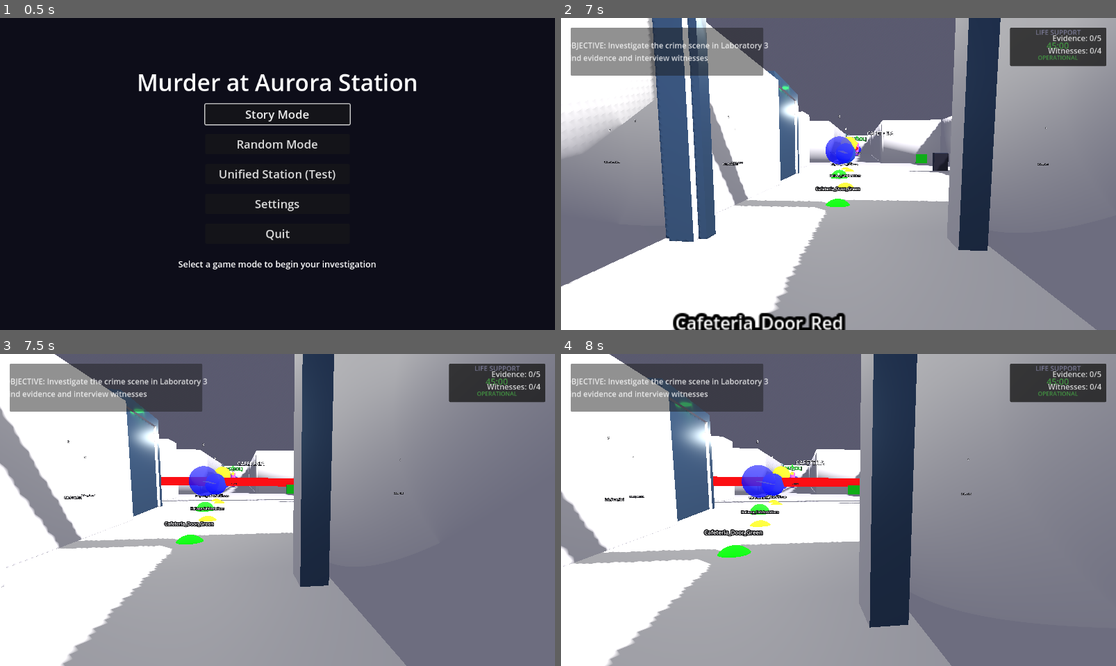
Above: before the commit, frames 1-4 (two rows, left to right).
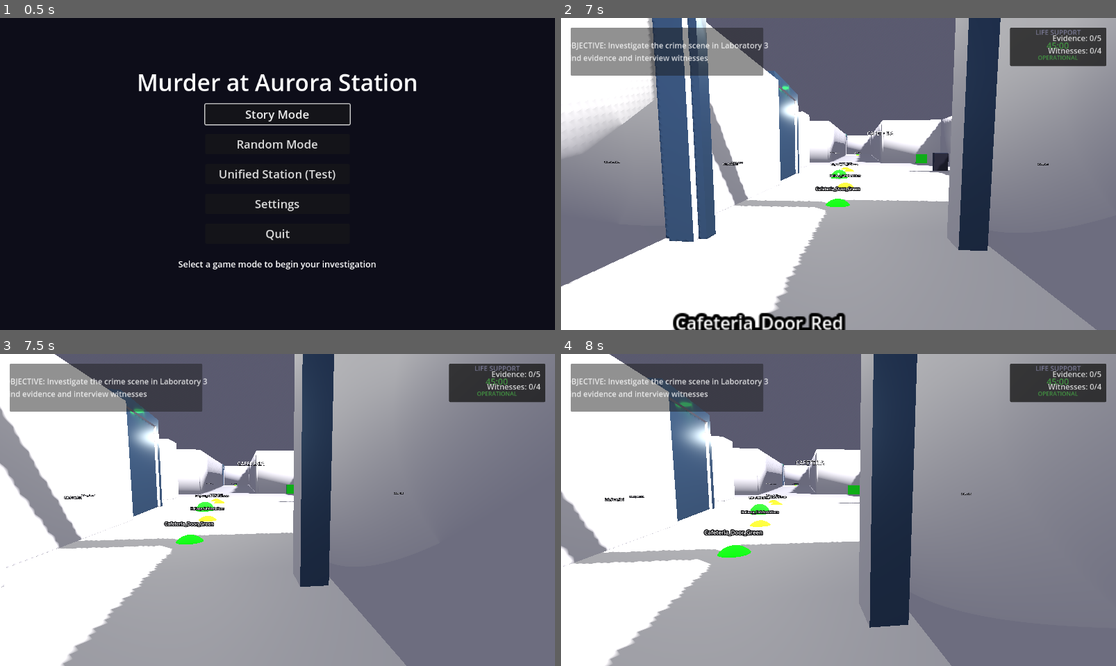
Above: after the commit, the same moments.

Repository: clockworx/SpaceMurderPolice
Game: Godot game, scene res://scenes/ui/main_menu.tscn
The game is run twice, just before and just after one commit, with the same random seed, the same clock (stepped at 60 frames per second) and the same inputs.
Inputs (mouse positions are in pixels of both pictures, inside the frame that each line leads up to):
- Up to frame 1 (0.5 s): no input
- Up to frame 2 (7 s): click "Random Mode" at 0.5 s; tap Enter at 1.25 s; move the mouse to (866, 174) at 1.27 s; hold W (move_forward) 1.28-6.53 s; tap 1 at 1.35, 5.3 s; click (866, 174) at 1.42 s; tap Space (ui_select) at 1.52, 2.27, 3.77, 4.52, 5.27, 6.77 s; tap 2 at 1.55, 2.1, 6.05 s; move the mouse to (810, 174) at 2.02 s; tap 3 at 2.3, 2.85, 6.8 s; move the mouse to (849, 167) at 2.77 s; tap 4 at 3.05, 3.6 s; move the mouse to (832, 180) at 3.52 s; click (832, 180) at 3.67 s; tap 5 at 3.8, 4.35 s; move the mouse to (877, 177) at 4.27 s; tap 6 at 4.55, 5.1 s; move the mouse to (794, 170) at 5.02 s; move the mouse to (844, 174) at 5.77 s; hold Ctrl (crouch) 5.78-6.53 s; click (844, 174) at 5.92 s; move the mouse to (816, 167) at 6.52 s; hold D (move_right) from 6.53 s (still down); tap E (interact) at 6.6 s
- Up to frame 3 (7.5 s): move the mouse to (305, 510) at 7.27 s; release D (move_right) at 7.28 s; hold W (move_forward) from 7.28 s (still down); hold Shift (run) from 7.28 s (still down)
- Up to frame 4 (8 s): keep holding W (move_forward); keep holding Shift (run); tap Space (ui_select) at 7.52 s; tap 4 at 7.55 s

Frame 1 is identical in both runs. In frame 2, 0.5% of the frame differs, in the area x 8-88%, y 31-47%; in frame 3, 1.1%; in frame 4, 1.4%, in the area x 8-74%, y 26-48%.
Error after the commit: Invalid call. Nonexistent function 'ends_with' in base 'Vector3'. (res://scripts/npcs/npc_base.gd:409)

Commit message:
Add debug for NPCs not using doors when exiting rooms
- Added warning when NPCs exit room centers without using door waypoints
- Enhanced nearest waypoint detection to prefer door waypoints when very close
- Added comprehensive debug for all main rooms to track door usage
- This will help identify why NPCs bypass doors when navigating

🤖 Generated with [Claude Code](https://claude.ai/code)

Co-Authored-By: Claude <noreply@anthropic.com>

Diff:
--- a/scripts/managers/waypoint_network_manager.gd
+++ b/scripts/managers/waypoint_network_manager.gd
@@ -208,9 +208,20 @@
     var position_path: Array[Vector3] = []
     var previous_pos: Vector3 = from_position
 
-    # Debug path for Zara
-    if from_position.distance_to(Vector3(-5, 0, -28)) < 2.0:
-        print("  Path waypoint names: ", path)
+    # Debug path for NPCs in rooms
+    var in_room = false
+    for room_center in ["Engineering_Center", "Security_Center", "Laboratory_Center", "MedicalBay_Center"]:
+        var room_node = waypoint_nodes.get(room_center)
+        if room_node:
+            var room_pos = room_node.position
+            if from_position.distance_to(room_pos) < 10.0:
+                in_room = true
+                if path.size() > 1 and path[0] == room_center:
+                    var expected_door = room_center.replace("_Center", "_Door_Red")
+                    if path[1] != expected_door:
+                        print("  ERROR: NPC in ", room_center, " not using door! Path: ", path)
+                        print("  Expected next waypoint: ", expected_door, " but got: ", path[1])
+                break
 
     # print("Converting path to positions with diagonal fixes:")
     for i in range(path.size()):
@@ -310,6 +321,10 @@
     if room_center != "" and room_center_distance < 5.0:
         # print("Inside room: ", room_center, " at distance: ", room_center_distance)
         return room_center
+
+    # Special case: If we're at a door waypoint, return it instead of room center
+    if nearest_name.contains("_Door_") and nearest_distance < 1.0:
+        return nearest_name
 
     # Otherwise return the nearest waypoint
     # print("Using nearest waypoint: ", nearest_name, " at distance: ", nearest_distance)
--- a/scripts/npcs/npc_base.gd
+++ b/scripts/npcs/npc_base.gd
@@ -403,6 +403,12 @@
         print("  Available waypoints: ", waypoint_network_manager.waypoint_nodes.keys())
         return false
 
+    # Debug: Check if NPCs are using doors when leaving rooms
+    if path.size() > 1:
+        var first_waypoint = path[0]
+        if first_waypoint.ends_with("_Center") and not path[1].contains("Door"):
+            print("  WARNING: ", npc_name, " not using door to exit ", first_waypoint, "! Next waypoint: ", path[1])
+
 
     # The waypoint network should now handle cafeteria to lab paths efficiently
 
